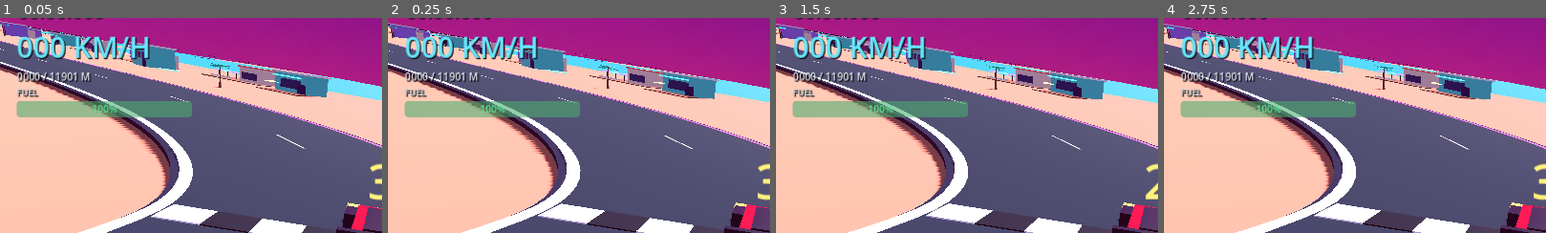
Above: before the commit, frames 1-4 (left to right).
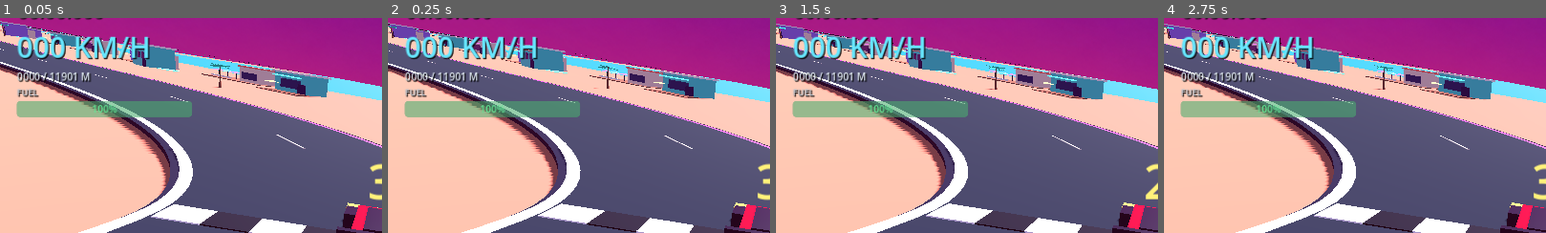
Above: after the commit, the same moments.

Repository: marticampgin/serega-racing
Game: Godot game, scene res://scenes/main.tscn
Two runs of this game, one before a commit and one after it. Both use one fixed random seed, a clock stepped at 60 frames per second and the inputs below.
Inputs:
- Up to frame 1 (0.05 s): no input
- Up to frame 2 (0.25 s): no input
- Up to frame 3 (1.5 s): hold D 0.53-1.28 s; hold F 0.53-1.28 s; tap Space at 0.77 s; hold S from 1.28 s (still down); tap G at 1.35 s
- Up to frame 4 (2.75 s): tap Space at 1.52 s; tap Enter at 2 s; release S at 2.03 s; hold D from 2.03 s (still down); hold R from 2.03 s (still down)
The pictures show only the part of the screen within x 0-50%, y 12-62%; the shares and areas given below are measured in that part.

The runs differ from the first frame. In frame 1, less than 0.1% of the frame differs, in the area x 0-65%, y 3-22%; in frame 2, less than 0.1%; in frame 3, less than 0.1%; in frame 4, less than 0.1%.

Commit message:
Fix tunnel shore patches and bridge support contact

Diff:
--- a/scripts/world_builder.gd
+++ b/scripts/world_builder.gd
@@ -24,6 +24,7 @@
 var _route_samples: Array[Dictionary] = []
 var _route_buckets: Dictionary = {}
 var _submerged_buckets: Dictionary = {}
+var _tunnel_buckets: Dictionary = {}
 var _ocean_grid_origin := Vector2.ZERO
 var _terrain_grid_origin := Vector2.ZERO
 var _ocean_render_cache: Dictionary = {}
@@ -96,12 +97,15 @@
 	_route_samples.clear()
 	_route_buckets.clear()
 	_submerged_buckets.clear()
+	_tunnel_buckets.clear()
 	var offset := 0.0
 	while offset < _course.length():
 		var point := _course.point_at(offset)
 		var zone := _course.zone_at(offset)
 		var truly_submerged_tunnel := zone == "underwater_tunnel" and point.y < SEA_LEVEL - 0.8
-		var water_route := zone == "bridge" or truly_submerged_tunnel
+		# Tunnel depression belongs to the sea mesh only. Treating the same samples
+		# as terrain channels carved two cyan ditches into the sandy approaches.
+		var water_route := zone == "bridge"
 		# Only the enclosed tunnel needs the sea surface lowered. Extending this
 		# profile into Loop 2 exposed the seabed as large purple wedges and cyan
 		# puddles when viewed from the elevated crossing around 3234 m.
@@ -109,6 +113,8 @@
 		var route_sample := {"offset": offset, "point": point, "zone": zone, "water": water_route, "submerged": submerged_route}
 		_route_samples.append(route_sample)
 		_add_to_bucket(_route_buckets, _bucket_key(Vector2(point.x, point.z)), route_sample)
+		if zone == "underwater_tunnel":
+			_add_to_bucket(_tunnel_buckets, _bucket_key(Vector2(point.x, point.z)), point)
 		if submerged_route:
 			_add_to_bucket(_submerged_buckets, _bucket_key(Vector2(point.x, point.z)), point)
 		offset += 12.0
@@ -144,6 +150,18 @@
 			var key := Vector2i(bucket_x, bucket_y)
 			if _submerged_buckets.has(key):
 				for point: Vector3 in _submerged_buckets[key]:
+					result.append(point)
+	return result
+
+
+func _nearby_tunnel_samples(position: Vector2) -> Array[Vector3]:
+	var result: Array[Vector3] = []
+	var center := _bucket_key(position)
+	for bucket_x in range(center.x - 1, center.x + 2):
+		for bucket_y in range(center.y - 1, center.y + 2):
+			var key := Vector2i(bucket_x, bucket_y)
+			if _tunnel_buckets.has(key):
+				for point: Vector3 in _tunnel_buckets[key]:
 					result.append(point)
 	return result
 
@@ -443,8 +461,13 @@
 			if distance < nearest_land_distance:
 				nearest_land_distance = distance
 				nearest_land_zone = str(sample.zone)
-		if distance < 23.0:
-			var submerged := bool(sample.get("submerged", false))
+		var submerged := bool(sample.get("submerged", false))
+		var tunnel_sample := str(sample.zone) == "underwater_tunnel"
+		# Every tunnel sample, including the shallow entrance ramps, only needs
+		# clearance beneath the 8.5 m road/tunnel shell. Giving those ramps the
+		# ordinary 23 m roadside clearance carved the two approach puddles.
+		var ceiling_radius := 10.5 if tunnel_sample else 23.0
+		if distance < ceiling_radius:
 			var gap := SUBMERGED_GROUND_GAP if submerged else ROAD_GROUND_GAP
 			road_ceiling = minf(road_ceiling, point.y - gap)
 	var island_width := _terrain_half_width(nearest_land_zone)
@@ -465,22 +488,37 @@
 	# The sea stays level at shore. Sand supplies the elevation variation; waves
 	# here would repeatedly cross the sloped beach and create cyan polygon islands.
 	var open_sea_height := SEA_LEVEL
-	var nearest_distance := INF
-	var nearest_point := Vector3.ZERO
+	var rendered_height := open_sea_height
+	var has_tunnel_influence := false
 	for point: Vector3 in _nearby_submerged_samples(world_xz):
 		var distance := world_xz.distance_to(Vector2(point.x, point.z))
-		if distance < nearest_distance:
-			nearest_distance = distance
-			nearest_point = point
-	if nearest_distance == INF:
-		return open_sea_height
-	# OCEAN_GRID is intentionally coarse outside the playable view. Its triangles
-	# span almost 20 m diagonally, so every vertex that can interpolate across the
-	# 19 m tunnel must already be below the road. A broad, deep plateau prevents
-	# those triangles from cutting back through the tunnel floor and shoulders.
-	var depression := minf(SEA_LEVEL, nearest_point.y - 2.2)
-	var weight := 1.0 - smoothstep(32.0, 48.0, nearest_distance)
-	return lerpf(open_sea_height, depression, weight)
+		if distance >= 72.0:
+			continue
+		has_tunnel_influence = true
+		# Use the lowest overlapping tunnel influence, not merely the nearest
+		# sample. On a steep approach the nearest sample can be shallow while the
+		# terrain triangle is already clamped by the next deeper sample, exposing a
+		# small cyan patch between them.
+		var depression := minf(SEA_LEVEL, point.y - 2.6)
+		var weight := 1.0 - smoothstep(48.0, 72.0, distance)
+		rendered_height = minf(rendered_height, lerpf(open_sea_height, depression, weight))
+	# Ocean and terrain are sampled independently, so interpolated triangles can
+	# otherwise cross even when their nearest route samples do not. The terrain is the
+	# authoritative tunnel envelope: keep water just beneath it throughout the
+	# local influence field to eliminate the two approach puddles deterministically.
+	if has_tunnel_influence:
+		rendered_height = minf(rendered_height, _ground_height_at(world_xz) - 0.16)
+	# Shallow entrance/exit samples are intentionally absent from the submerged
+	# set, but their descending road still pushes the sand below sea level. Seal
+	# that complete approach corridor as well, keeping its water under the sand.
+	var nearest_tunnel_distance := INF
+	for point: Vector3 in _nearby_tunnel_samples(world_xz):
+		nearest_tunnel_distance = minf(nearest_tunnel_distance, world_xz.distance_to(Vector2(point.x, point.z)))
+	if nearest_tunnel_distance < 120.0:
+		var approach_target := _ground_height_at(world_xz) - 0.16
+		var approach_weight := 1.0 - smoothstep(96.0, 120.0, nearest_tunnel_distance)
+		rendered_height = minf(rendered_height, lerpf(rendered_height, approach_target, approach_weight))
+	return rendered_height
 
 
 func _build_shoreline_contour(minimum: Vector2, maximum: Vector2) -> void:
@@ -1123,7 +1161,10 @@
 		var finish := float(span.end_distance)
 		for side in [-1.0, 1.0]:
 			_build_course_prism("BridgeRail", start + 4.0, finish - 4.0, side * 9.25, 0.58, 0.32, 1.15, _materials.pink, "bridge_boundary", 1200.0)
-			_build_course_prism("BridgeGirder", start + 4.0, finish - 4.0, side * 7.1, -0.65, 0.72, 0.8, _materials.night, "bridge_girder", 1200.0)
+			# The girder overlaps the lower road ribbon instead of ending just below
+			# it, so low side views read as one continuous load-bearing structure.
+			var girder := _build_course_prism("BridgeGirder", start + 4.0, finish - 4.0, side * 7.1, -0.65, 0.72, 1.0, _materials.night, "bridge_girder", 1200.0)
+			girder.set_meta("top_local_y", -0.15)
 		var offset := start + 24.0
 		while offset < finish - 18.0:
 			var frame := _course.sample_course(offset)
@@ -1132,12 +1173,14 @@
 			cap.transform = frame
 			cap.add_to_group("bridge")
 			_parent.add_child(cap)
-			var beam := _box(cap, Vector3(16.2, 0.8, 2.2), Vector3(0, -0.65, 0), _materials.night, 1200.0)
+			var beam := _box(cap, Vector3(16.2, 1.05, 2.2), Vector3(0, -0.65, 0), _materials.night, 1200.0)
 			beam.add_to_group("bridge_pier_cap")
+			beam.set_meta("top_local_y", -0.125)
+			beam.set_meta("bottom_local_y", -1.175)
 			for side in [-1.0, 1.0]:
 				# The contact is derived from the pitched cap underside, not a world-y
 				# approximation. Columns therefore visibly meet the bridge on grades.
-				var contact: Vector3 = frame * Vector3(side * 7.1, -1.07, 0.0)
+				var contact: Vector3 = frame * Vector3(side * 7.1, -1.20, 0.0)
 				var ground_y := _ground_height_at(Vector2(contact.x, contact.z))
 				var column_height := maxf(1.0, contact.y - ground_y + 0.12)
 				var column := _cylinder(_parent, 0.95, column_height, Vector3(contact.x, ground_y + column_height * 0.5, contact.z), _materials.lavender, 0.78, 1200.0, 12)
@@ -1146,6 +1189,7 @@
 				column.add_to_group("bridge_support")
 				column.set_meta("course_offset", offset)
 				column.set_meta("contact_y", contact.y)
+				column.set_meta("cap_bottom_y", (frame * Vector3(side * 7.1, -1.175, 0.0)).y)
 				if ground_y < SEA_LEVEL and contact.y > SEA_LEVEL:
 					var collar := _cylinder(_parent, 1.22, 0.45, Vector3(contact.x, SEA_LEVEL, contact.z), _materials.steel, 1.22, 1200.0, 12)
 					collar.name = "BridgePierWaterlineCollar"
